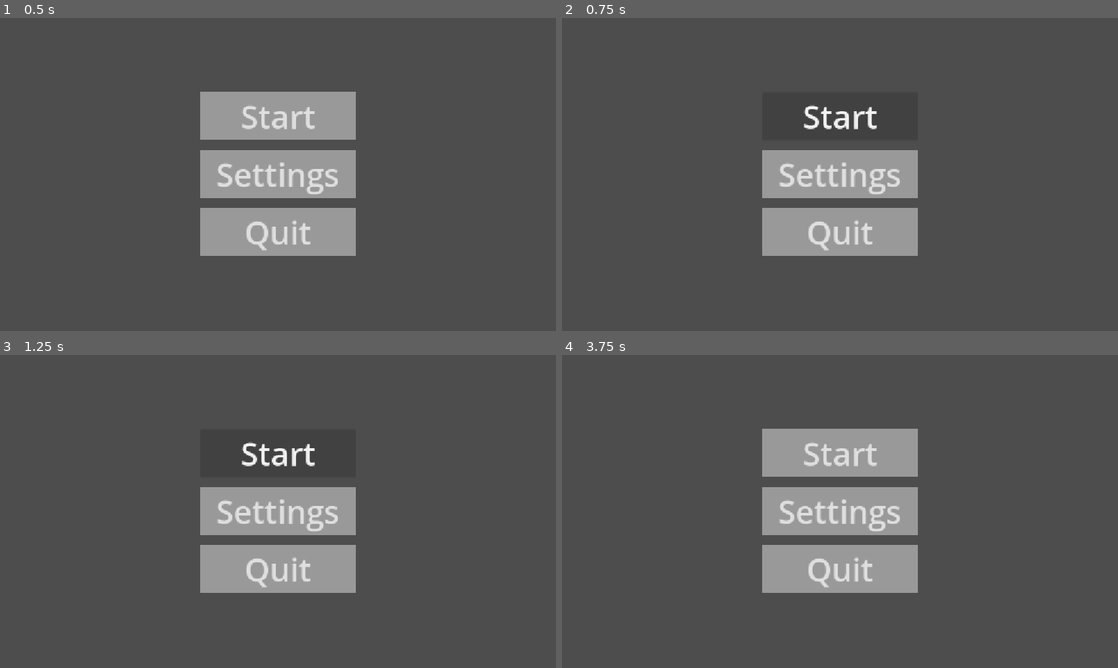
Above: before the commit, frames 1-4 (two rows, left to right).
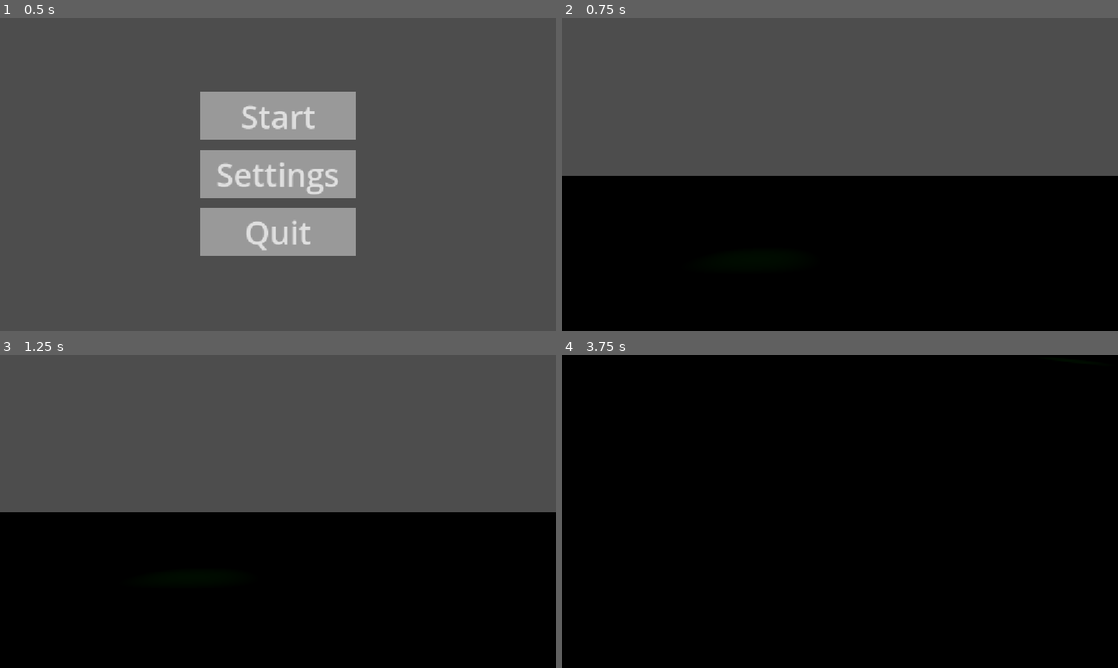
Above: after the commit, the same moments.

Repository: slewid/wc-nova
Game: Godot game, scene res://Scenes/main_menu.tscn
Two runs of this game, one before a commit and one after it. Both use one fixed random seed, a clock stepped at 60 frames per second and the inputs below. This scene is started directly instead of the project's main scene.
Inputs (mouse positions are in pixels of both pictures, inside the frame that each line leads up to):
- Up to frame 1 (0.5 s): no input
- Up to frame 2 (0.75 s): click "Start" at 0.5 s
- Up to frame 3 (1.25 s): no input
- Up to frame 4 (3.75 s): click (840, 452) at 1.25 s, where only the run before the commit has a clickable "Start"; click (840, 511) at 2 s, where only the run before the commit has a clickable "Settings"; move the mouse to (962, 495) at 2.77 s; hold D (right) 2.78-3.53 s; hold Shift (boost) 2.78-3.53 s; move the mouse to (728, 527) at 3.52 s; hold S (back) from 3.53 s (still down); tap Shift (boost) at 3.6 s

Frame 1 is identical in both runs. In frame 2, 52% of the frame differs, in the area x 0-100%, y 27-100%; in frame 3, 52%; in frame 4, 100%, in the area x 0-100%, y 0-100%.

Commit message:
Settings

Diff:
--- a/Scenes/settings.tscn
+++ b/Scenes/settings.tscn
@@ -1,4 +1,7 @@
 [gd_scene format=3 uid="uid://dnkbt8miqj874"]
+
+[ext_resource type="Script" uid="uid://nym4gibmtmi2" path="res://Scripts/settings.gd" id="1_4geyq"]
+[ext_resource type="Theme" uid="uid://cr50j4i5te21i" path="res://Scenes/button.tres" id="2_i44u3"]
 
 [node name="settings" type="Control" unique_id=35792961]
 layout_mode = 3
@@ -7,3 +10,73 @@
 anchor_bottom = 1.0
 grow_horizontal = 2
 grow_vertical = 2
+script = ExtResource("1_4geyq")
+
+[node name="Speed" type="HSlider" parent="." unique_id=1567896944]
+layout_mode = 0
+offset_left = 89.0
+offset_top = 52.0
+offset_right = 734.0
+offset_bottom = 336.0
+min_value = 1.0
+max_value = 10.0
+step = 0.01
+value = 1.0
+
+[node name="Label" type="Label" parent="Speed" unique_id=1845168492]
+layout_mode = 0
+offset_left = 202.0
+offset_top = 149.0
+offset_right = 397.0
+offset_bottom = 240.0
+theme = ExtResource("2_i44u3")
+text = "Speed"
+
+[node name="Main_Menu" type="Button" parent="." unique_id=711523677]
+layout_mode = 0
+offset_left = 1337.0
+offset_top = 66.0
+offset_right = 1840.0
+offset_bottom = 173.0
+theme = ExtResource("2_i44u3")
+text = "Main Menu"
+
+[node name="Quit" type="Button" parent="." unique_id=361084631]
+layout_mode = 0
+offset_left = 1334.0
+offset_top = 192.0
+offset_right = 1842.0
+offset_bottom = 287.0
+theme = ExtResource("2_i44u3")
+text = "Quit"
+
+[node name="Default" type="Button" parent="." unique_id=717546378]
+layout_mode = 0
+offset_left = 1331.0
+offset_top = 316.0
+offset_right = 1853.0
+offset_bottom = 414.0
+theme = ExtResource("2_i44u3")
+text = "Restore defaults"
+
+[node name="Mouse sensitivity" type="HSlider" parent="." unique_id=1395788749]
+layout_mode = 0
+offset_left = 88.0
+offset_top = 239.0
+offset_right = 733.0
+offset_bottom = 523.0
+max_value = 1.0
+step = 0.01
+value = 1.0
+
+[node name="Label" type="Label" parent="Mouse sensitivity" unique_id=1298189961]
+layout_mode = 0
+offset_left = 50.0
+offset_top = 160.0
+offset_right = 607.0
+offset_bottom = 251.0
+theme = ExtResource("2_i44u3")
+text = "Mouse Sensitivity"
+horizontal_alignment = 1
+vertical_alignment = 1
+autowrap_trim_flags = 0
--- a/Scripts/main_menu.gd
+++ b/Scripts/main_menu.gd
@@ -8,5 +8,7 @@
 func _process(delta: float) -> void:
 	if $Quit.button_pressed:
 		get_tree().quit()
-	if $Quit.button_pressed:
-		get_tree().quit()
+	if $Settings.button_pressed:
+		get_tree().change_scene_to_file("res://Scenes/settings.tscn")
+	if $Start.button_pressed:
+		get_tree().change_scene_to_file("res://Scenes/test.tscn")
--- /dev/null
+++ b/Scripts/settings.gd
@@ -0,0 +1,24 @@
+extends Control
+
+
+# Called when the node enters the scene tree for the first time.
+func _ready() -> void:
+	$Speed.value = Globals.speed
+	$"Mouse sensitivity".value =Globals.mouse_sensitivity
+
+# Called every frame. 'delta' is the elapsed time since the previous frame.
+func _process(delta: float) -> void:
+	Globals.speed = $Speed.value
+	Globals.mouse_sensitivity = $"Mouse sensitivity".value
+	if $Quit.button_pressed:
+		get_tree().quit()
+	if $Main_Menu.button_pressed:
+		get_tree().change_scene_to_file("res://Scenes/main_menu.tscn")
+	if $Default.button_pressed:
+		Globals.gravity = 3
+		Globals.speed = 5
+		$Speed.value = Globals.speed
+		Globals.sprint_mult = 4
+		Globals.up_speed = 5
+		Globals.down_speed = -6
+		Globals.mouse_sensitivity= 0.005
Not shown, added: Scripts/settings.gd.uid
